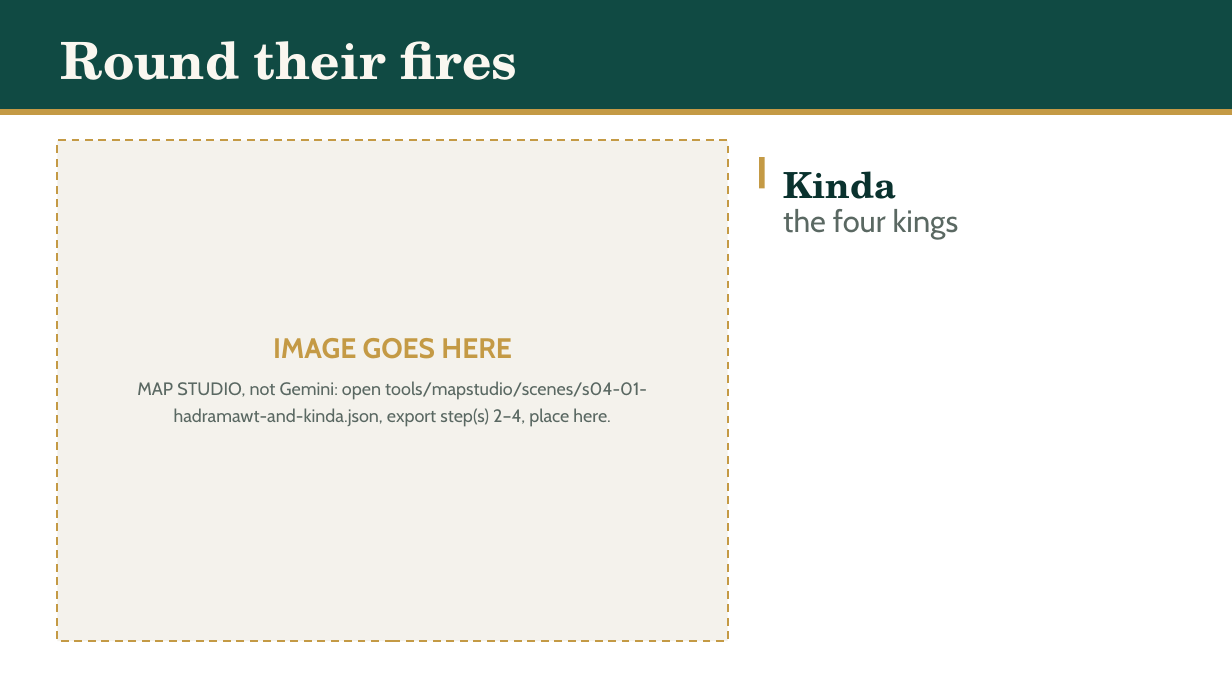
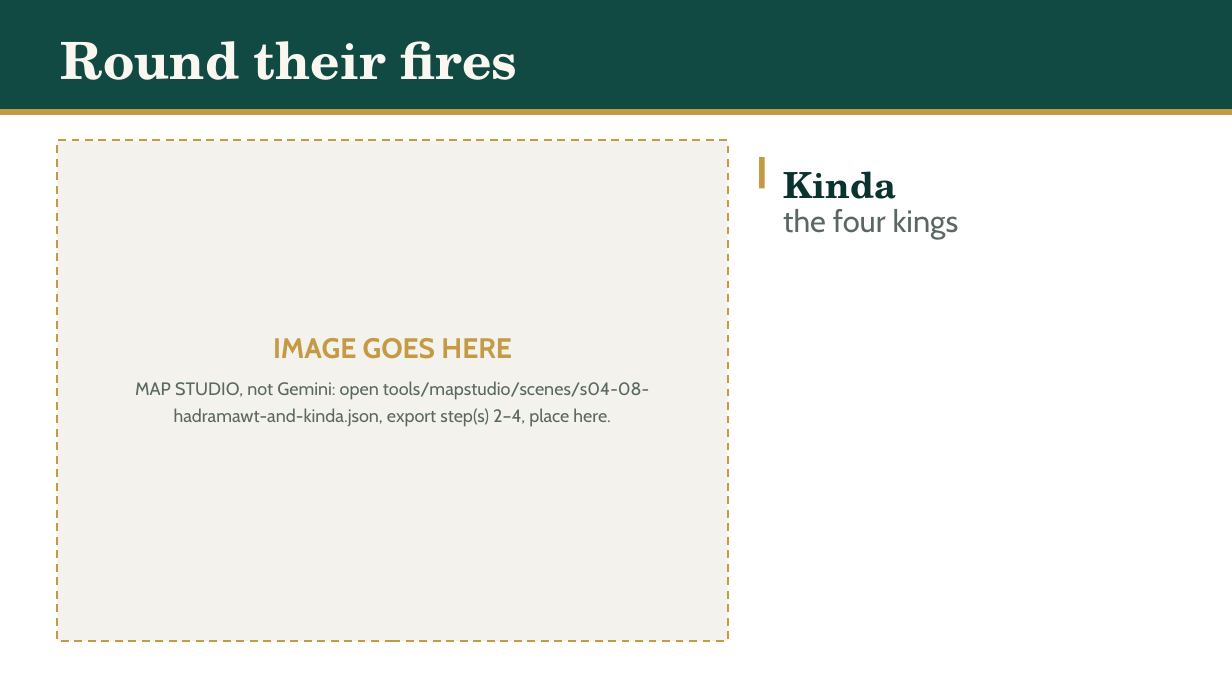
Before and after one commit to daniyalyasin93/2026SeptemberIslamicHistoryClass, a slide deck: slide 53 of S04_kinda_butah_yamama/S04.pptx (slide 10 before the commit). Drawn at 1232x693 pixels with LibreOffice and Linux fonts; fonts in the diff are those of the drawing. Boxes give left, top, right and bottom in pixels: in the first picture for what was removed or moved away, otherwise in the second. Text is boxed around its words. In the diff, an @@ line names an element or a change of style, - is before the commit and + after.

```diff
--- a/S04_kinda_butah_yamama/S04.pptx
+++ b/S04_kinda_butah_yamama/S04.pptx
@@ text at (x1=135, y1=381, x2=649, y2=427): text changed @@
-MAP STUDIO, not Gemini: open tools/mapstudio/scenes/s04-01-hadramawt-and-kinda.json, export step(s) 2–4, place here.
+MAP STUDIO, not Gemini: open tools/mapstudio/scenes/s04-08-hadramawt-and-kinda.json, export step(s) 2–4, place here.
```
Also in this commit, not shown: 28 other slides changed, 6 slides added, 1 slide removed, 15 other files.
